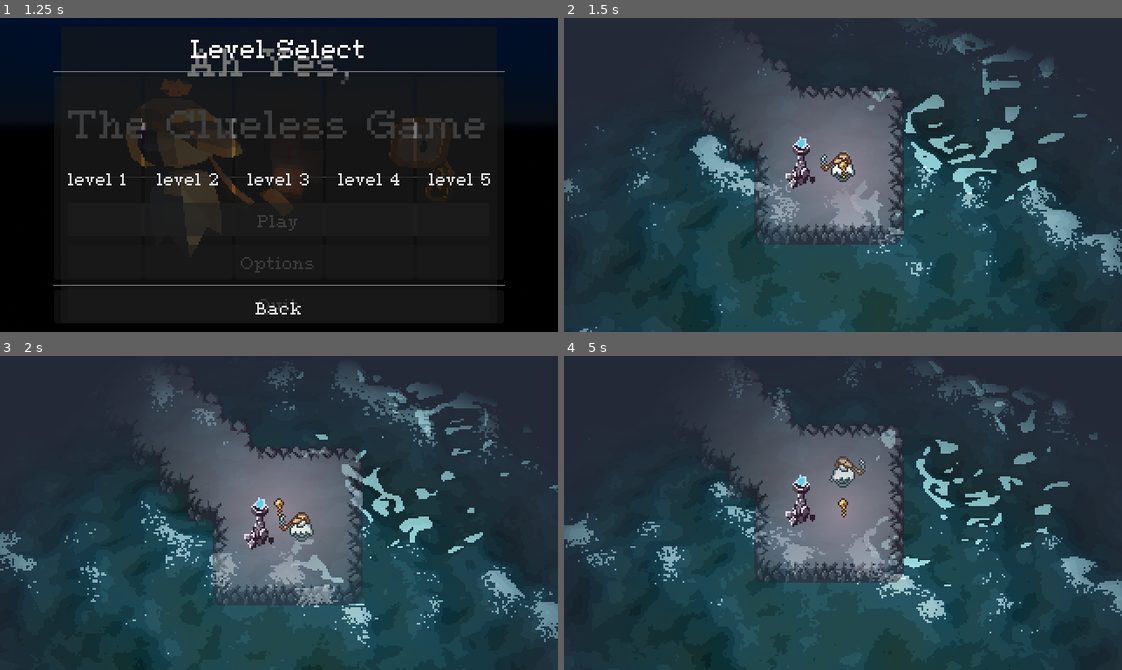
Above: before the commit, frames 1-4 (two rows, left to right).
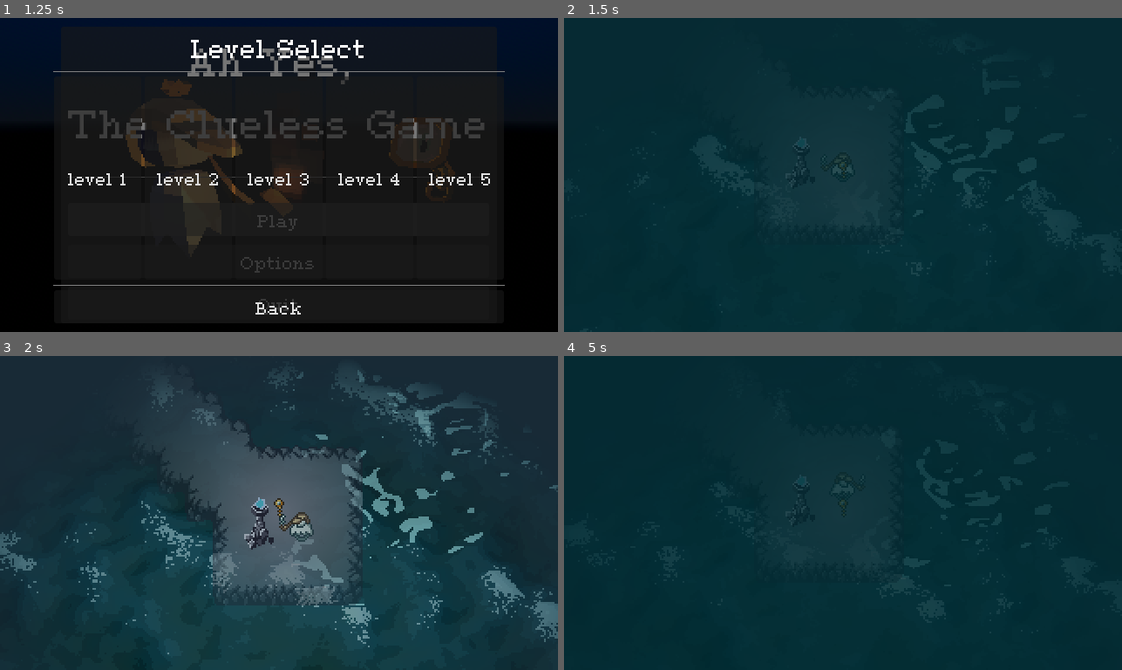
Above: after the commit, the same moments.

Repository: SmithyMKPK/SPRING-RGDC-GAME-JAM-2026
Game: Godot game, scene res://menu_scenes/main_menu.tscn
Two runs of this game, one before a commit and one after it. Both use one fixed random seed, a clock stepped at 60 frames per second and the inputs below. Sound files missing from this copy of the repository are replaced by a short silence.
Inputs:
- Up to frame 1 (1.25 s): click "Play" at 0.5 s
- Up to frame 2 (1.5 s): click "Play" at 1.25 s
- Up to frame 3 (2 s): no input
- Up to frame 4 (5 s): hold D (Move Right) 2.03-2.78 s; hold S (Move Down) 2.78-3.53 s; hold D (Move Right) 3.53-4.28 s; hold W (Move Up) from 4.28 s (still down)

Frame 1 is identical in both runs. In frame 2, 72% of the frame differs, in the area x 0-100%, y 0-100%; in frame 3, 16%; in frame 4, 74%.

Commit message:
fix: camera reset

Diff:
--- /dev/null
+++ b/levels/camera/fade.gd
@@ -0,0 +1,6 @@
+extends ColorRect
+
+@export var fade_speed: float;
+
+func _process(delta: float) -> void:
+	self.modulate.a -= delta * fade_speed;
--- a/levels/camera/level_camera.tscn
+++ b/levels/camera/level_camera.tscn
@@ -4,6 +4,7 @@
 [ext_resource type="PackedScene" uid="uid://bfwced8yeu6rc" path="res://levels/waves_3d/waves_background_container.tscn" id="2_5bsm2"]
 [ext_resource type="PackedScene" uid="uid://bfb8btfufy32u" path="res://levels/light/light_source.tscn" id="3_fmu8n"]
 [ext_resource type="Texture2D" uid="uid://cnckukbnp1eeo" path="res://assets/character_sprite_sheets/monocle.tres" id="4_5bsm2"]
+[ext_resource type="Script" uid="uid://cpr1h0ie55hwd" path="res://levels/camera/fade.gd" id="5_fmu8n"]
 
 [sub_resource type="ViewportTexture" id="ViewportTexture_5bsm2"]
 viewport_path = NodePath("SubViewport")
@@ -31,3 +32,13 @@
 [node name="Timer" type="Timer" parent="." unique_id=434393265]
 wait_time = 0.4
 one_shot = true
+
+[node name="ColorRect" type="ColorRect" parent="." unique_id=1816613010]
+z_index = 100
+offset_left = -165.0
+offset_top = -98.0
+offset_right = 173.0
+offset_bottom = 95.0
+color = Color(4.813075e-08, 0.16667548, 0.19442153, 1)
+script = ExtResource("5_fmu8n")
+fade_speed = 1.0
--- a/levels/level_camera.gd
+++ b/levels/level_camera.gd
@@ -34,6 +34,7 @@
 	self.light_source.strength = 60;
 
 func _on_player_spawn() -> void:
+	$ColorRect.modulate.a = 1;
 	self.internal_global_position = Player.current_position;
 	self.spawn_grace_timer.start();
 	if self.last_light_strength != 0:
--- a/player/moveable_character.tscn
+++ b/player/moveable_character.tscn
@@ -61,7 +61,7 @@
 
 [sub_resource type="Animation" id="Animation_y5d0e"]
 resource_name = "death"
-length = 0.7
+length = 0.8
 tracks/0/type = "value"
 tracks/0/imported = false
 tracks/0/enabled = true
@@ -81,7 +81,7 @@
 tracks/1/interp = 1
 tracks/1/loop_wrap = true
 tracks/1/keys = {
-"times": PackedFloat32Array(0, 0.1, 0.2, 0.3, 0.4, 0.5),
+"times": PackedFloat32Array(0, 0.13333334, 0.26666668, 0.4, 0.53333336, 0.6666667),
 "transitions": PackedFloat32Array(1, 1, 1, 1, 1, 1),
 "update": 1,
 "values": [0, 1, 2, 3, 4, 5]
@@ -93,7 +93,7 @@
 tracks/2/interp = 2
 tracks/2/loop_wrap = true
 tracks/2/keys = {
-"times": PackedFloat32Array(0, 0.36666667, 0.7),
+"times": PackedFloat32Array(0, 0.36666667, 0.8),
 "transitions": PackedFloat32Array(1, 1, 1),
 "update": 0,
 "values": [1.0, 1.0, 0.0]
Not shown, added: levels/camera/fade.gd.uid
